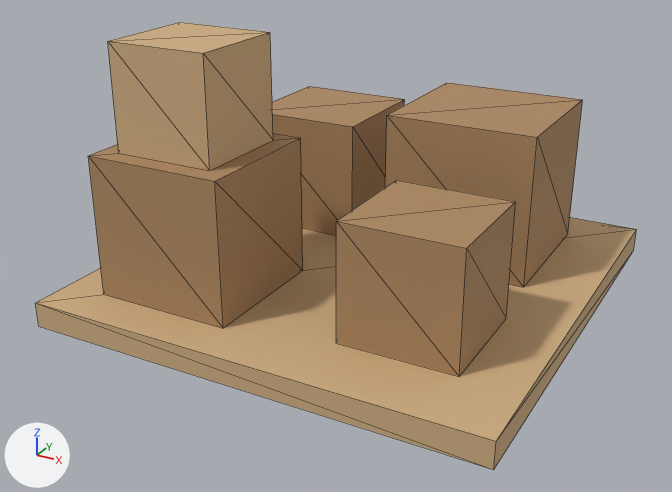
An edit to the glTF model assets/models/stockpile.glb, drawn before and after from the same camera.
Both versions are drawn from a 50 mm lens placed at (1.57, -3.07, 1.69), pointed at (-0.03, -0.16, 0.23). The lights are fixed; the arrows at lower left show +X, +Y and +Z. The picture after the commit comes second. Mesh edges are drawn as thin lines.

The scene before the commit, as lines of its bpy script (objects in view):
```python
me_cube = bpy.data.meshes.new('Cube')
me_cube.from_pydata(...)  # a box spanning x -0.9..0.9, y -0.9..0.9, z 0.0..0.1
me_cube.materials.append(mat_wood_light)  # brown #cead81
me_cube_001 = bpy.data.meshes.new('Cube.001')
me_cube_001.from_pydata(...)  # a box spanning x -0.725..-0.175, y -0.725..-0.175, z 0.1..0.65
me_cube_001.materials.append(mat_wood)  # brown #ad8961
me_cube_002 = bpy.data.meshes.new('Cube.002')
me_cube_002.from_pydata(...)  # a box spanning x 0.225..0.675, y -0.625..-0.175, z 0.1..0.55
me_cube_002.materials.append(mat_wood)  # brown #ad8961
me_cube_003 = bpy.data.meshes.new('Cube.003')
me_cube_003.from_pydata(...)  # a box spanning x -0.65..-0.15, y 0.2..0.7, z 0.1..0.6
me_cube_003.materials.append(mat_wood)  # brown #ad8961
me_cube_004 = bpy.data.meshes.new('Cube.004')
me_cube_004.from_pydata(...)  # a box spanning x 0.05..0.65, y 0.1..0.7, z 0.1..0.7
me_cube_004.materials.append(mat_wood)  # brown #ad8961
me_cube_005 = bpy.data.meshes.new('Cube.005')
me_cube_005.from_pydata(...)  # a box spanning x -0.65..-0.25, y -0.65..-0.25, z 0.65..1.05
me_cube_005.materials.append(mat_wood_light)  # brown #cead81
ob_crate0 = bpy.data.objects.new('crate0', me_cube_001)
ob_crate0.location = (0.0, 0.0, 0.0)
ob_crate1 = bpy.data.objects.new('crate1', me_cube_002)
ob_crate1.location = (0.0, 0.0, 0.0)
ob_crate2 = bpy.data.objects.new('crate2', me_cube_003)
ob_crate2.location = (0.0, 0.0, 0.0)
ob_crate3 = bpy.data.objects.new('crate3', me_cube_004)
ob_crate3.location = (0.0, 0.0, 0.0)
ob_crate_top = bpy.data.objects.new('crate_top', me_cube_005)
ob_crate_top.location = (0.0, 0.0, 0.0)
ob_pallet = bpy.data.objects.new('pallet', me_cube)
ob_pallet.location = (0.0, 0.0, 0.0)
```
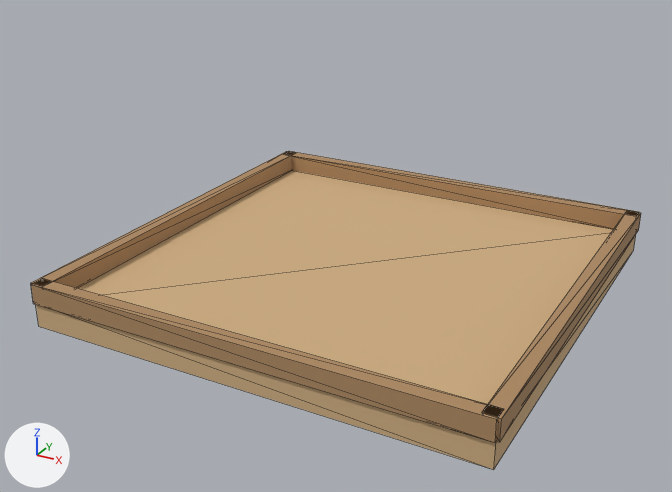
What the commit changed:
Mesh me_cube_004_1 is new.
It is a box spanning x 0.85..0.91, y -0.9..0.9, z 0.1..0.18.
It uses material mat_wood (brown #ad8961).
Mesh me_cube_003_1 is new.
It is a box spanning x -0.91..-0.85, y -0.9..0.9, z 0.1..0.18.
It uses material mat_wood (brown #ad8961).
Mesh me_cube_002_1 is new.
It is a box spanning x -0.9..0.9, y 0.85..0.91, z 0.1..0.18.
It uses material mat_wood (brown #ad8961).
Mesh me_cube_001_1 is new.
It is a box spanning x -0.9..0.9, y -0.91..-0.85, z 0.1..0.18.
It uses material mat_wood (brown #ad8961).
Object 'crate0' (ob_crate0) is deleted.
Object 'crate1' (ob_crate1) is deleted.
Object 'crate2' (ob_crate2) is deleted.
Object 'crate3' (ob_crate3) is deleted.
Object 'crate_top' (ob_crate_top) is deleted.
Object 'rim3' (ob_rim3) is new; it shows me_cube_004_1.
Its location is (0.0, 0.0, 0.0).
Object 'rim2' (ob_rim2) is new; it shows me_cube_003_1.
Its location is (0.0, 0.0, 0.0).
Object 'rim1' (ob_rim1) is new; it shows me_cube_002_1.
Its location is (0.0, 0.0, 0.0).
Object 'rim0' (ob_rim0) is new; it shows me_cube_001_1.
Its location is (0.0, 0.0, 0.0).

Changed parts and their boxes (x1, y1, x2, y2) in the pictures (672 x 492 px):
'crate0', deleted (brown)
    before: (88, 133, 303, 328)
'crate1', deleted (brown)
    before: (336, 180, 516, 376)
'crate3', deleted (brown)
    before: (385, 83, 582, 287)
'crate_top', deleted (brown)
    before: (108, 22, 273, 171)
'rim0', added (brown)
    after: (31, 279, 502, 443)
'crate2', deleted (brown)
    before: (272, 86, 405, 235)
'rim1', added (brown)
    after: (285, 151, 638, 229)
'rim3', added (brown)
    after: (482, 211, 641, 442)
'rim2', added (brown)
    after: (31, 151, 295, 288)
